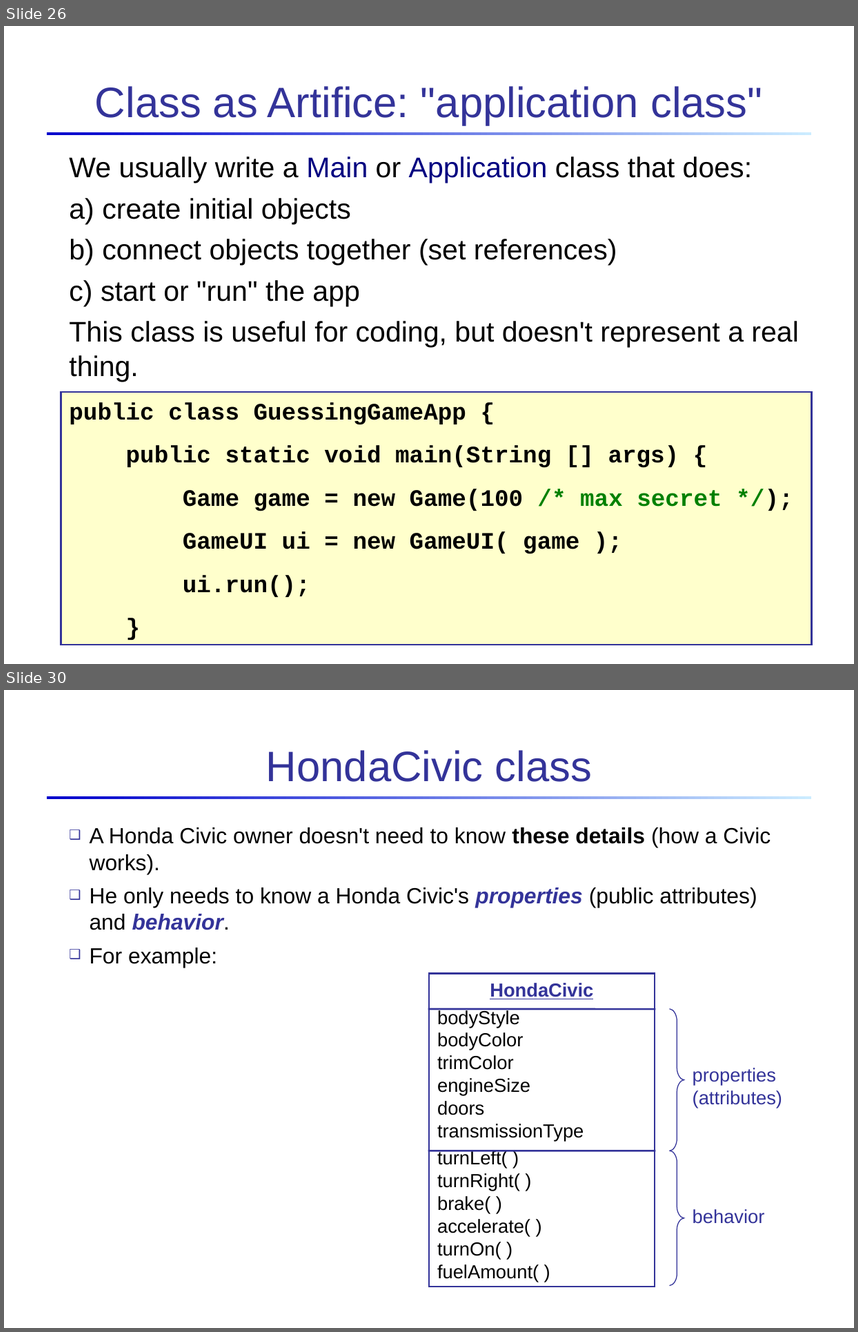
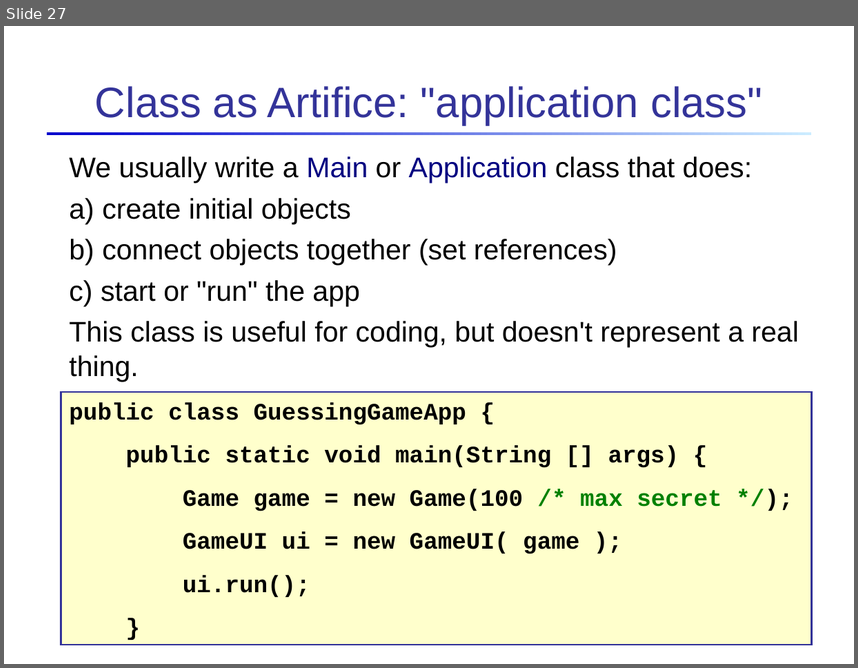
Before and after one commit to skeoop/skeoop.github.io, a slide deck: week1/3a-Introduction-to-Objects.ppt. Shown one above the other, each under a label of ours: slides 26 and 30 before the commit, slide 27 after it; the slides between them are not shown. The pictures are 858x1332 and 858x668 pixels, drawn with LibreOffice and Linux fonts; fonts in the diff are those of the drawing. Boxes give left, top, right and bottom in pixels: in the first picture for what was removed or moved away, otherwise in the second. Text is boxed around its words. In the diff, an @@ line names an element or a change of style, - is before the commit and + after.

```diff
--- a/week1/3a-Introduction-to-Objects.ppt
+++ b/week1/3a-Introduction-to-Objects.ppt
@@ slide 30 removed at bbox=[4, 690, 854, 1328], background #FFFFFF; not listed: 1 template element that a slide beside it also shows @@
@@ title removed at bbox=[266, 750, 592, 782] @@
-HondaCivic class
@@ text removed at bbox=[90, 827, 771, 967] @@
-❑ A Honda Civic owner doesn't need to know these details (how a Civic works).
-❑ He only needs to know a Honda Civic's properties (public attributes) and behavior.
-❑ For example:
@@ rectangle removed at bbox=[429, 973, 654, 1286] @@
-HondaCivic
-bodyStyle
-bodyColor
-trimColor
-engineSize
-doors
-transmissionType
-turnLeft( )
-turnRight( )
-brake( )
-accelerate( )
-turnOn( )
-fuelAmount( )
@@ line removed from (429, 1009) to (654, 1009) @@
@@ freeform shape removed at bbox=[670, 1009, 684, 1151] @@
@@ text removed at bbox=[693, 1067, 782, 1108] @@
-properties
-(attributes)
@@ line removed from (429, 1151) to (654, 1151) @@
@@ freeform shape removed at bbox=[670, 1151, 684, 1285] @@
@@ text removed at bbox=[693, 1209, 765, 1223] @@
-behavior
@@ what was slide 26 is now slide 27 @@
```
Also in this commit, not shown: 16 slides changed, 4 other slides removed, 12 other files.
